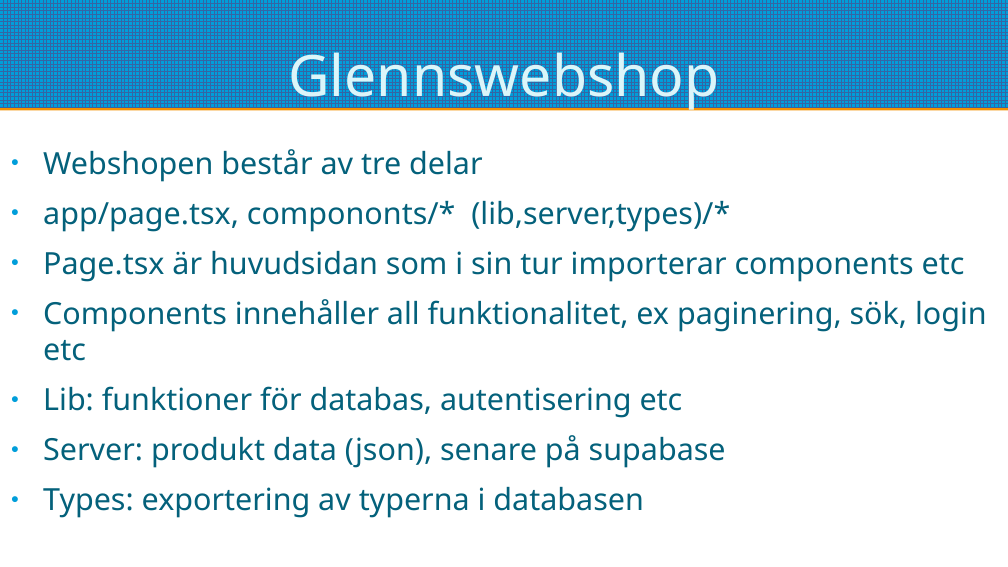
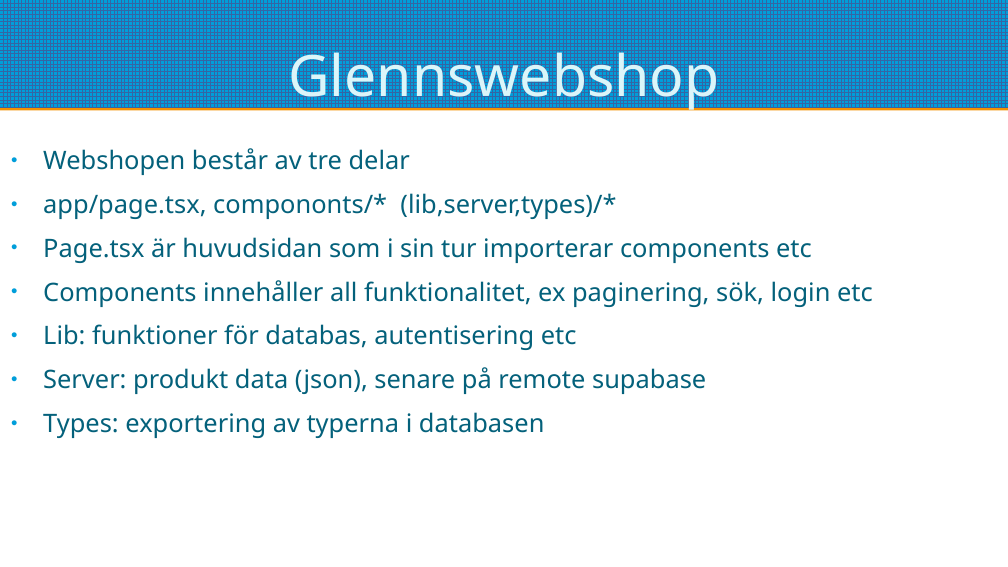
Before and after one commit to pontusOlssonGit/glenns-webshop, a slide deck: slide 2 of redovisning.odp. Drawn at 1008x567 pixels with LibreOffice and Linux fonts; fonts in the diff are those of the drawing. Boxes give left, top, right and bottom in pixels: in the first picture for what was removed or moved away, otherwise in the second. Text is boxed around its words. In the diff, an @@ line names an element or a change of style, - is before the commit and + after.

```diff
--- a/redovisning.odp
+++ b/redovisning.odp
@@ text at (43, 148, 873, 438): size 24 to 20 pt in "Webshopen består av tre delar", "app/page.tsx, compononts/* (lib,server,types)/*", "Page.tsx är huvudsidan som i sin tur ...", "Components innehåller all funktionalitet, ex paginering, sök ..." and 2 more places @@
@@ text at (43, 367, 706, 394): text changed; size 24 to 20 pt @@
-● Server: produkt data (json), senare på supabase
+● Server: produkt data (json), senare på remote supabase
```
Also in this commit, not shown: 3 other slides changed, 1 other file.
